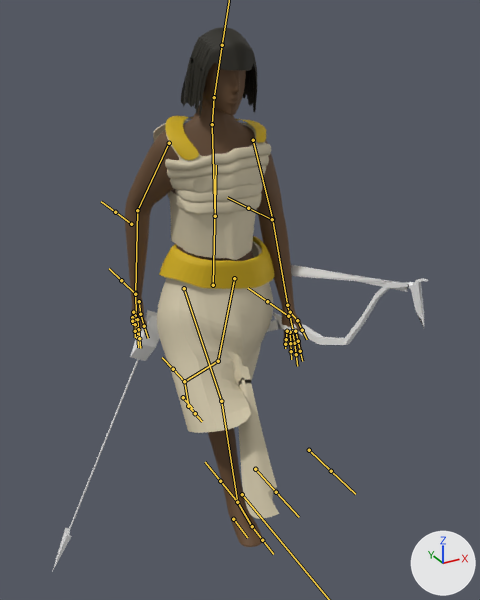
The FBX model RTS Dev Project/Assets/Models/Characters/egipcians/egyptians_archer.fbx: old version first, new version second.
One viewpoint serves both versions: a camera (50 mm lens) standing at (-3.15, -6.28, 5.44) and looking at (0.07, -0.41, 2.5). The axes (+X, +Y, +Z) are drawn at lower right. The lights are the same throughout. Both versions are drawn at frame 21 of the action 'Armature|walk'; the numbers are the values there. The bones that bend it are drawn over the model as lines.

Objects in the first picture: 'arco', 'flecha', 'human', 'pantalon', 'pantalon.001', 'pelo', 'roba', 'roba.001'.
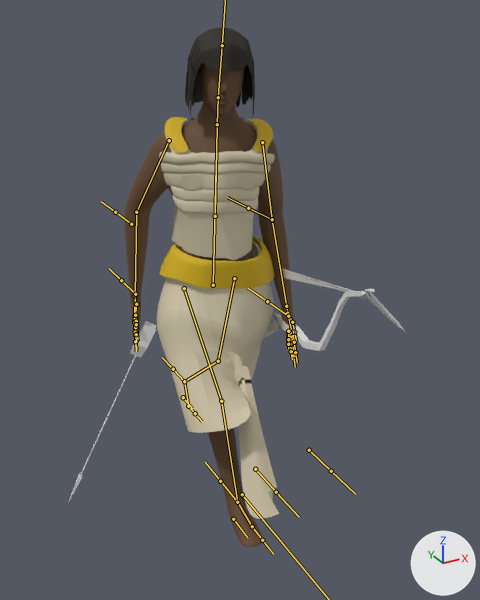
What the commit changed:
Bone 'chest' (bone_chest) turns from (0, 0, -3) to (2, -19, -6) degrees about its own x, y and z.
Bone 'upper arm.L' (bone_upper_arm_l) turns from (1, 0, -7) to (-3, 0, 9) degrees about its own x, y and z.
Bone 'lower arm.L' (bone_lower_arm_l) turns from (8, 1, -7) to (25, 1, -5) degrees about its own x, y and z.
Bone 'upper arm.R' (bone_upper_arm_r) turns from (-2, -1, -28) to (7, 1, -13) degrees about its own x, y and z.
Bone 'lower arm.R' (bone_lower_arm_r) turns from (14, -1, 10) to (0, 0, 12) degrees about its own x, y and z.

Location of each change, [x1, y1, x2, y2] in pixels of the pictures (480 x 600 px):
'human', posed
    before: [125, 63, 302, 547]
    after: [124, 63, 297, 547]
'roba', posed
    before: [153, 119, 271, 260]
    after: [159, 121, 275, 260]
'arco', posed
    before: [267, 265, 428, 345]
    after: [264, 268, 406, 351]
'pelo', posed (8% narrower)
    before: [181, 27, 257, 117]
    after: [185, 27, 255, 119]
'flecha', posed (17% narrower, 31% shorter)
    before: [52, 310, 159, 572]
    after: [68, 321, 157, 502]
'roba.001', posed (7% wider, 18% shorter)
    before: [165, 116, 266, 160]
    after: [165, 117, 273, 153]
bone 'chest', root to tip
    before: (215, 216) to (212, 126)
    after: (215, 216) to (217, 126)
bone 'upper arm.L', root to tip
    before: (253, 140) to (272, 219)
    after: (262, 142) to (272, 220)
bone 'lower arm.L', root to tip
    before: (272, 219) to (287, 305)
    after: (272, 220) to (286, 306)
bone 'upper arm.R', root to tip
    before: (169, 143) to (137, 210)
    after: (169, 140) to (136, 212)
bone 'lower arm.R', root to tip
    before: (137, 210) to (135, 293)
    after: (136, 212) to (135, 295)
